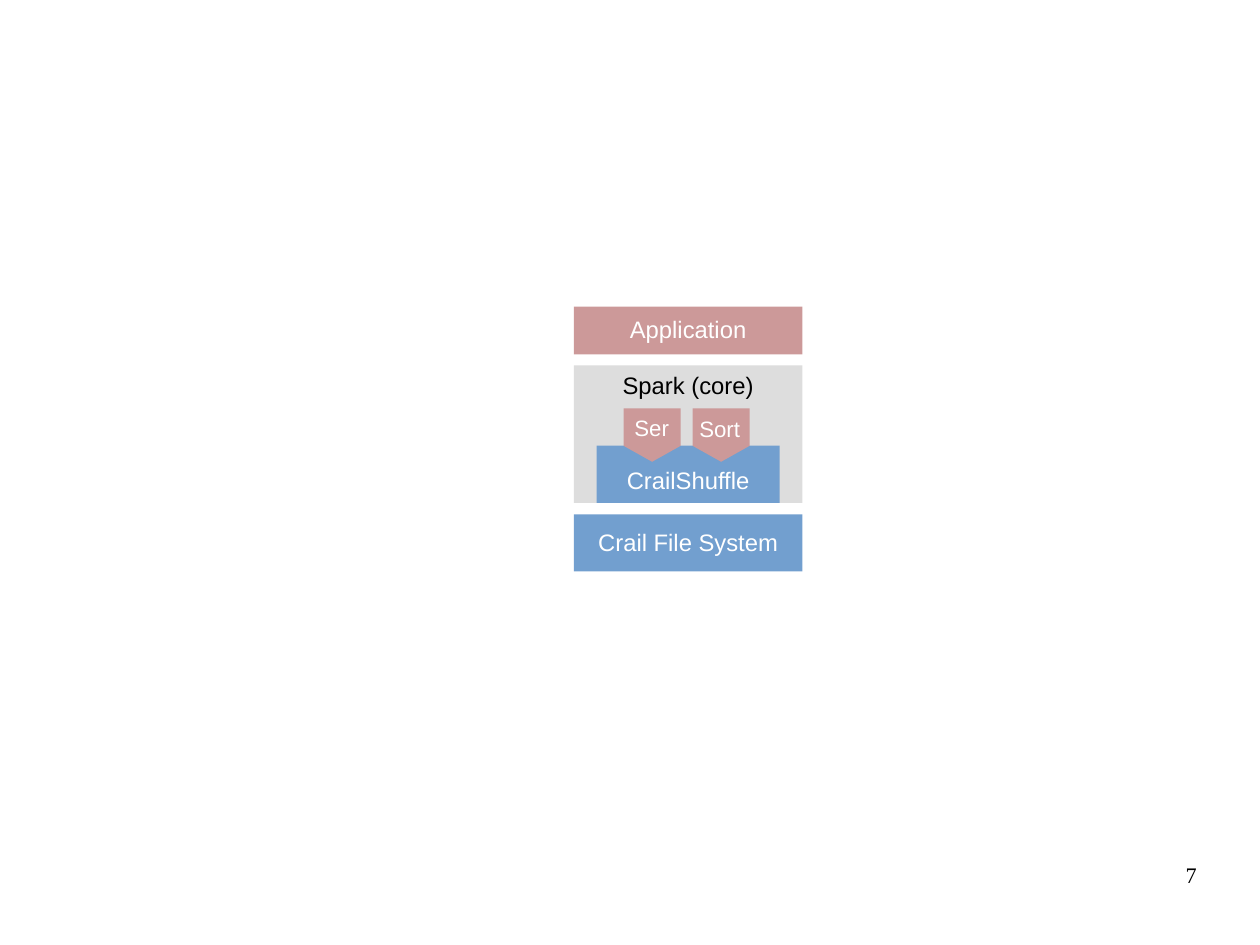
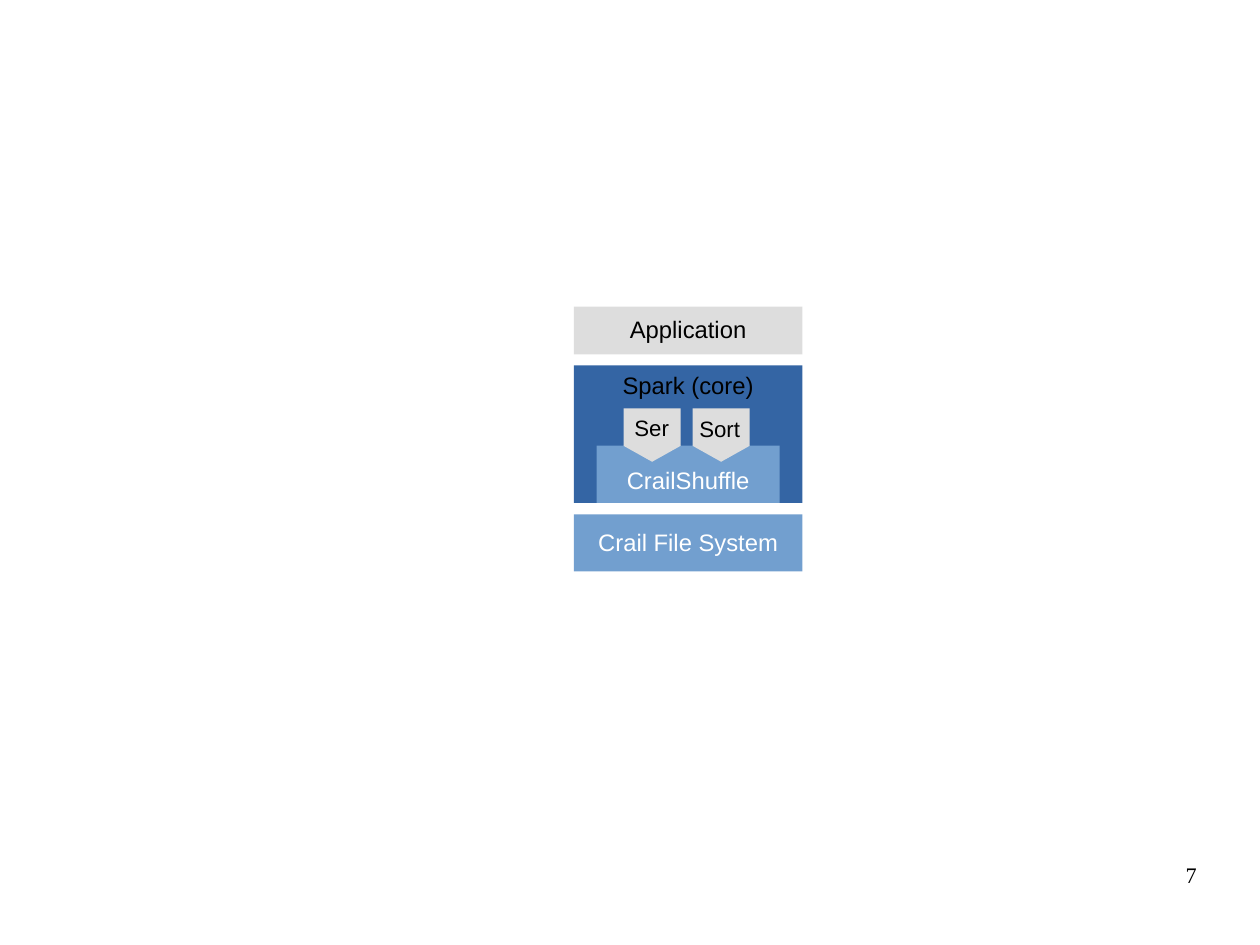
Before and after one commit to apache/incubator-crail-website, a slide deck: slide 7 of _graphix/website.odp. Drawn at 1260x945 pixels with LibreOffice and Linux fonts; fonts in the diff are those of the drawing; background and template pictures are left out. Boxes give left, top, right and bottom in pixels: in the first picture for what was removed or moved away, otherwise in the second. Text is boxed around its words. In the diff, an @@ line names an element or a change of style, - is before the commit and + after.

```diff
--- a/_graphix/website.odp
+++ b/_graphix/website.odp
@@ rectangle at (574, 366, 803, 503): fill #DDDDDD to #3465A4 @@
@@ text colour #FFFFFF to #000000 in 3 elements at (630, 320, 746, 343), (634, 420, 669, 437), (699, 421, 740, 438) @@
@@ fill #CC9999 to #DDDDDD in 3 elements at (624, 408, 681, 462), (574, 306, 803, 354), (693, 408, 750, 462) @@
```
Also in this commit, not shown: 1 slide added, 1 other file.
